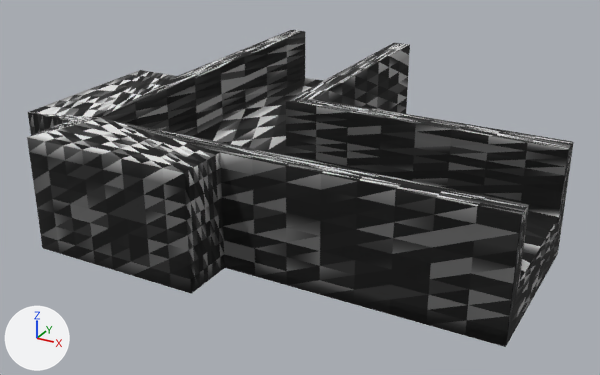
Before and after pictures for a commit that changed the glTF model resources/shape-12.glb.
The view is the same before and after, from a camera (50 mm lens) standing at (0.675, -0.92, 0.499) and looking at (0.113, 0.102, -0.012). The lights are fixed; the arrows at lower left show +X, +Y and +Z. Vertices at the same position are counted once.

The scene before the commit, as lines of its bpy script (objects in view):
```python
me_defaultobject = bpy.data.meshes.new('defaultobject')
me_defaultobject.from_pydata(...)  # 2434 vertices, 4864 faces; spans x -0.2..0.5, y -0.2..0.5, z -0.038..0.125
me_defaultobject.materials.append(mat_material_0_material)
ob_defaultobject = bpy.data.objects.new('defaultobject', me_defaultobject)
ob_defaultobject.location = (0.0, 0.0, 0.0)
```
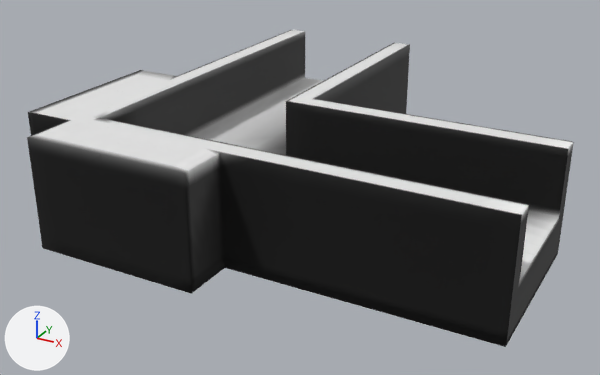
Commit message: better shapes

Changed parts and their boxes [x1, y1, x2, y2] in the pictures (600 x 375 px):
part 1 of me_defaultobject, deleted (black)
    before: [63, 103, 139, 126]
part 2 of me_defaultobject, surface changed
    both: [27, 30, 574, 339]

The change, as a list of edits to the scene's bpy script:
```text
Change me_defaultobject:
    used by ob_defaultobject; location = (0.0, 0.0, 0.0)
    remove me_defaultobject.from_pydata(...)  # 2434 vertices, 4864 faces; spans x -0.2..0.5, y -0.2..0.5, z -0.038..0.125
    add me_defaultobject.from_pydata(...)  # 2210 vertices, 4416 faces; spans x -0.2..0.5, y -0.2..0.5, z -0.038..0.125
    me_defaultobject part 1: 224 vertices removed from x -0.121..0.07, y -0.121..0.07, z 0.031..0.125
    me_defaultobject part 2: 4258 kept faces spanning x -0.2..0.5, y -0.2..0.5, z -0.038..0.125 get new texture (UV) coordinates
```
